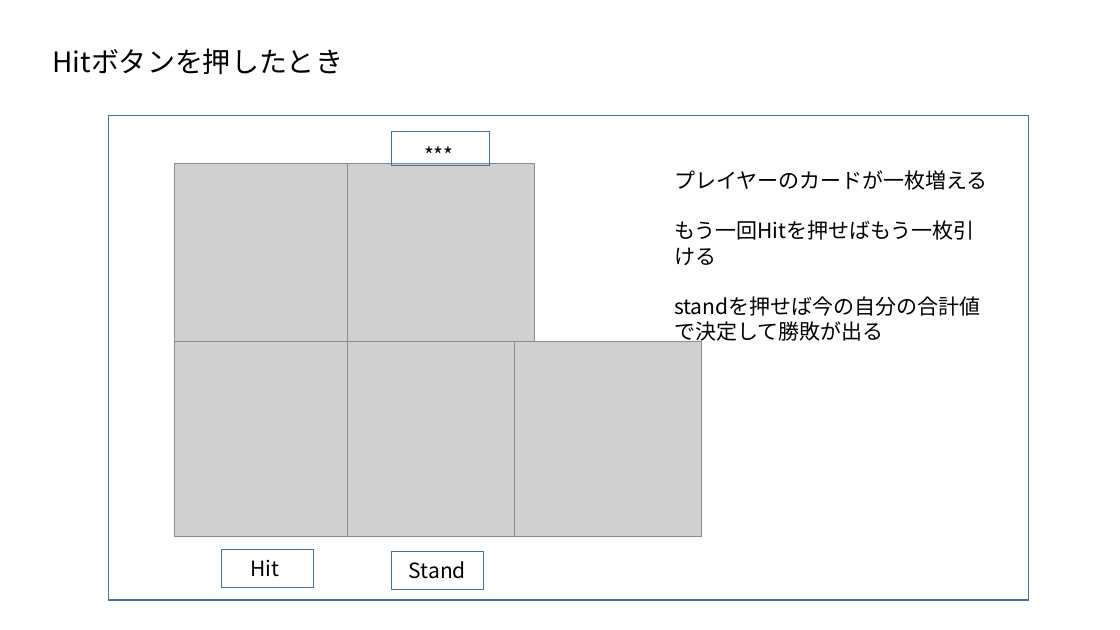
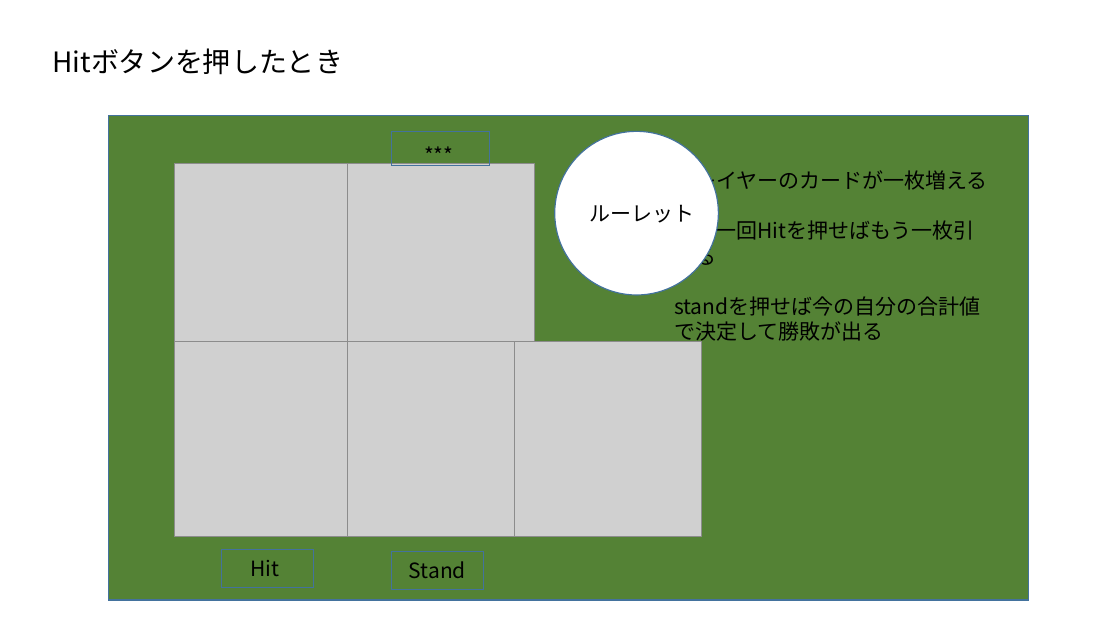
Before and after one commit to nanso13/BlackJack, a slide deck: slide 3 of ドキュメント/画面設計.pptx. Drawn at 1120x630 pixels with LibreOffice and Linux fonts; fonts in the diff are those of the drawing; grey boxes stand for pictures. Boxes give left, top, right and bottom in pixels: in the first picture for what was removed or moved away, otherwise in the second. Text is boxed around its words. In the diff, an @@ line names an element or a change of style, - is before the commit and + after.

```diff
--- a/ドキュメント/画面設計.pptx
+++ b/ドキュメント/画面設計.pptx
@@ rectangle at (108,115,1029,600): fill none to #548235 @@
@@ ellipse added at (555,131,718,295), fill #FFFFFF, outline #43739E 1 pt @@
@@ text added at (589,204,694,223), 18 pt, text #000000 @@
+ルーレット
```
Also in this commit, not shown: 2 other slides changed, 4 other files.
